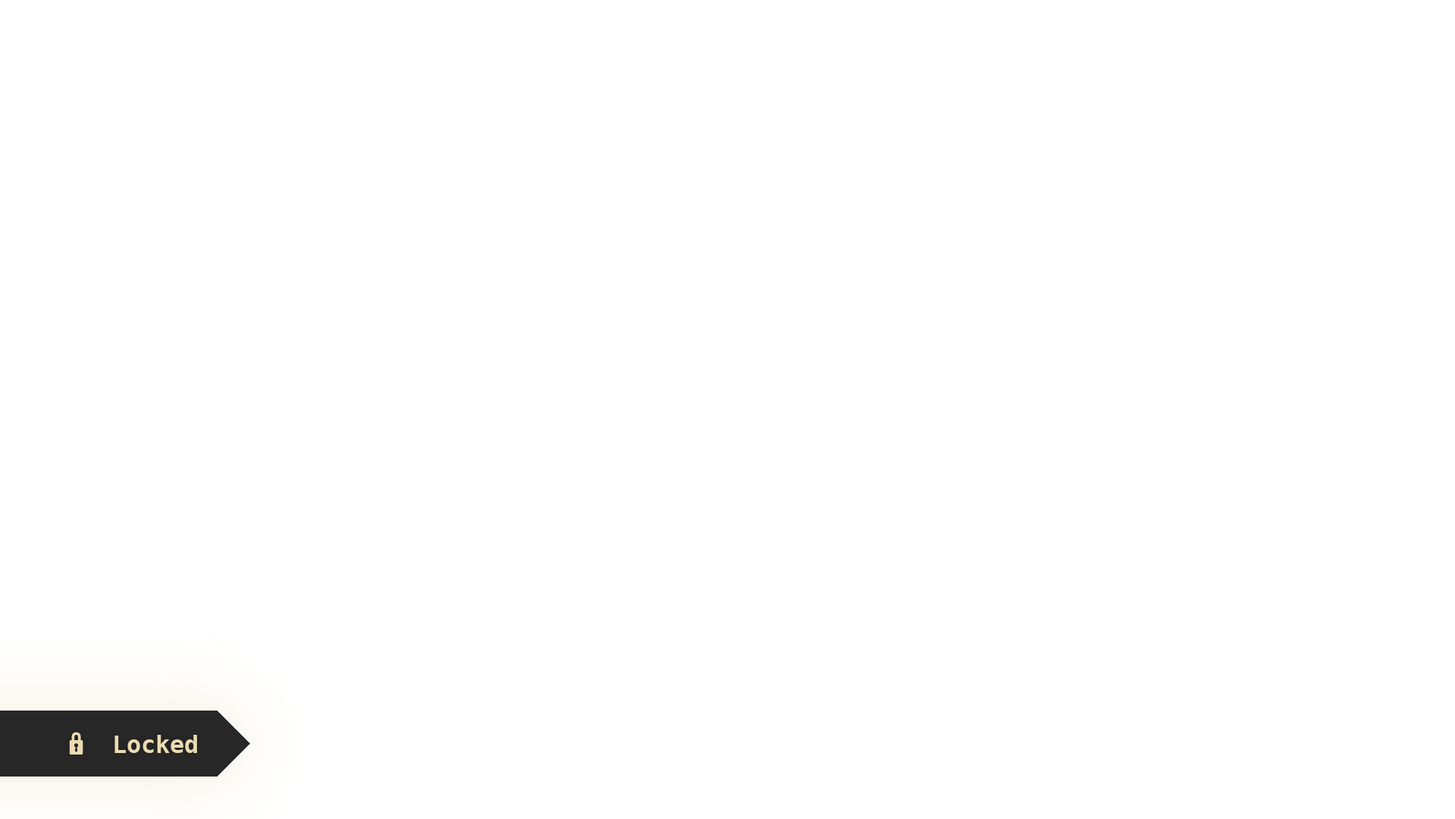
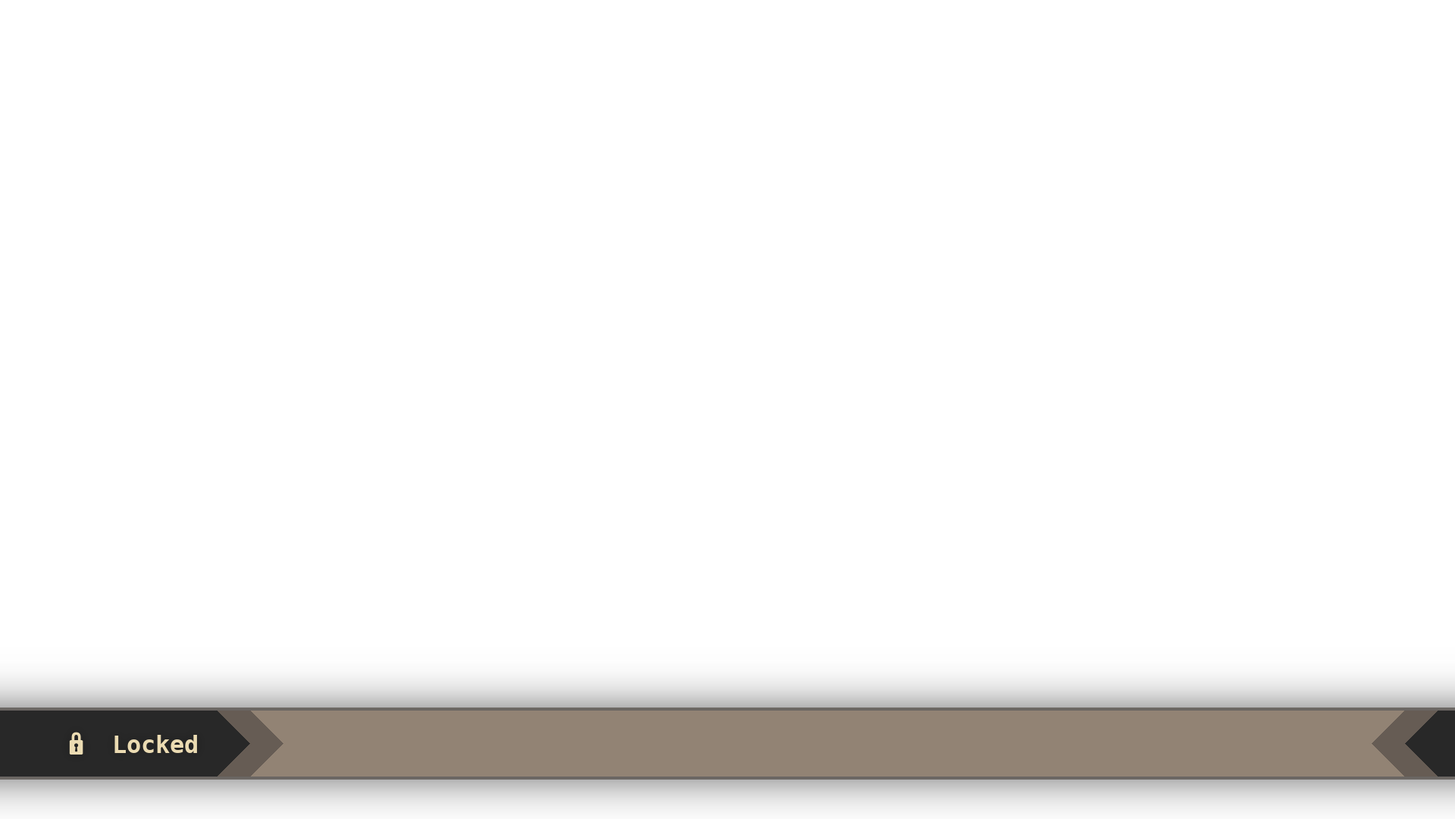
Before/after of a 1455×819 layered artwork. What changed in the layer stack:
added layer "Arrow L2 (dark)" above "Arrow R1 (dark)" over [217, 710, 284, 777]
added layer "Arrow R1 (dark)" above "Arrow R2 (dark)" over [1405, 710, 1455, 777]
added layer "Arrow R2 (dark)" above "Arrow BG (dark)" over [1371, 710, 1455, 777]
added layer "Arrow BG (dark)" above "Arrow shadow" over [217, 710, 1455, 777]
added layer "Arrow shadow" (80%) above "Arrow border" over [0, 662, 1455, 819]
added layer "Arrow border" (70%) above "Arrow light shadow" over [0, 707, 1455, 780]
hid "Arrow shadow (light)" over [0, 662, 330, 819]
